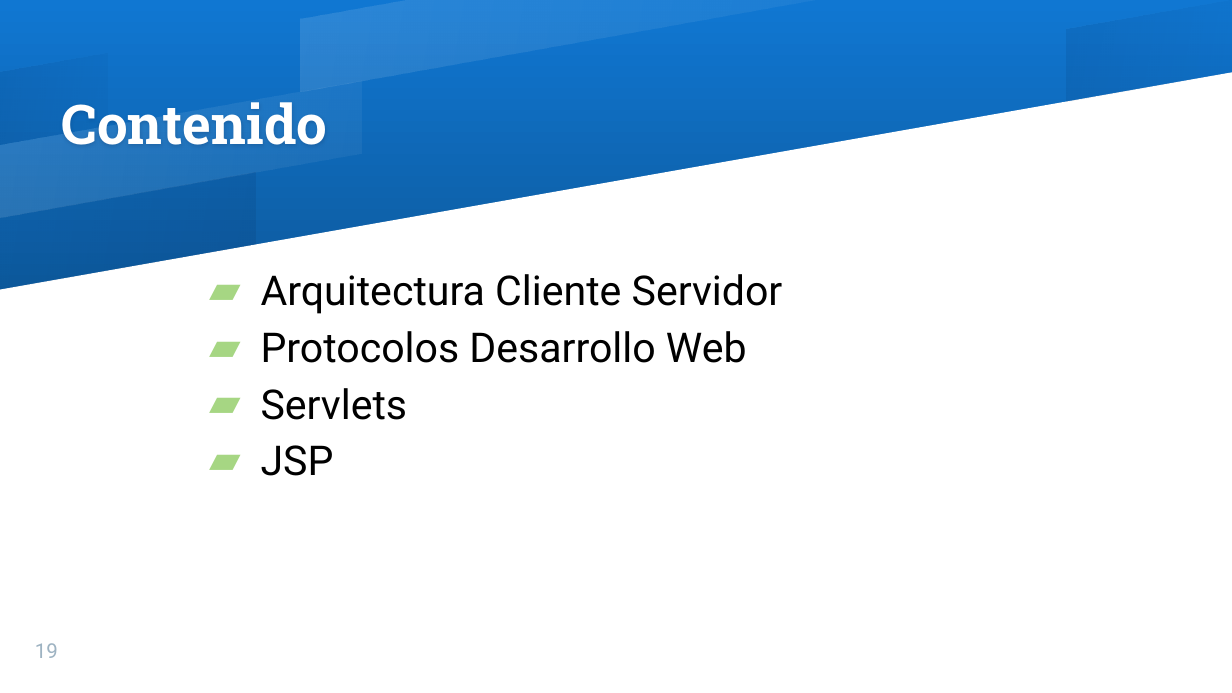
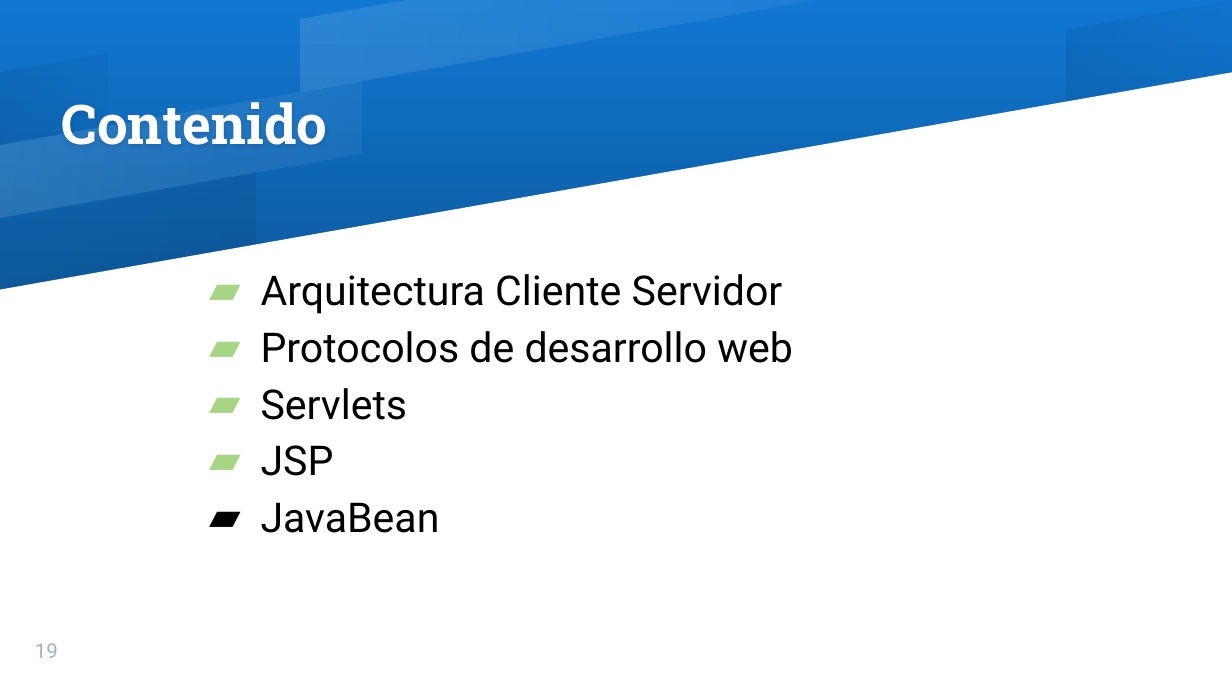
Before and after one commit to gladyscarrillo/JAVAEE, a slide deck: slide 19 of CursoJAVAEmpresarial.pptx. Drawn at 1232x693 pixels with LibreOffice and Linux fonts; fonts in the diff are those of the drawing. Boxes give left, top, right and bottom in pixels: in the first picture for what was removed or moved away, otherwise in the second. Text is boxed around its words. In the diff, an @@ line names an element or a change of style, - is before the commit and + after.

Commit message:
JavaBean y JPA

```diff
--- a/CursoJAVAEmpresarial.pptx
+++ b/CursoJAVAEmpresarial.pptx
@@ text at box(261, 331, 793, 363): text changed @@
-▰ Protocolos Desarrollo Web
+▰ Protocolos de desarrollo web
@@ text at box(261, 502, 440, 533): paragraph added @@
+▰ JavaBean
```
Also in this commit, not shown: 1 other slide changed, 6 slides added.
